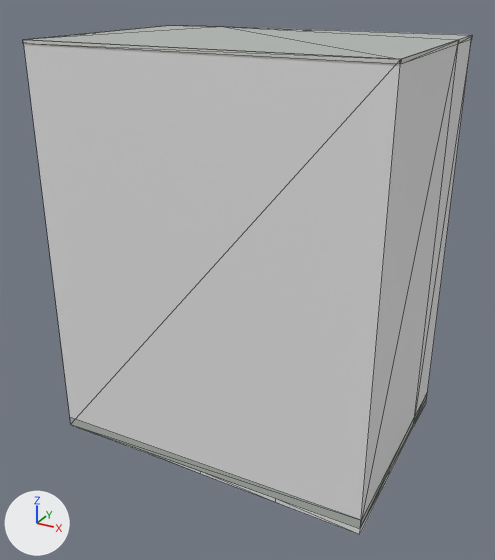
The glTF model public/models/buildings/osm-way-1374441208.glb: old version first, new version second.
The view is the same before and after, from a camera (50 mm lens) standing at (11.6, -21.6, 16.8) and looking at (0.0, -0.5, 6.3). Lighting does not change. The marker at lower left points along +X, +Y and +Z. The picture after the commit comes second. Mesh edges are drawn as thin lines. Where no turn or scale is listed for an object, it has been applied to the vertices. Vertices at exactly the same position are counted once.

The scene before the commit, as lines of its bpy script (objects in view):
```python
ob_building_foundation_1374441208 = bpy.data.objects.new('building foundation 1374441208', me_building_foundation_1374441208)
ob_building_foundation_1374441208.location = (0.0, 0.0, 0.0)
ob_reality_1374441208_near_reality_flat_weathered_roof = bpy.data.objects.new('reality 1374441208 near reality flat weathered roof', me_reality_1374441208_near_reality_flat_weathered_roof)
ob_reality_1374441208_near_reality_flat_weathered_roof.location = (0.0, 0.0, 0.0)
ob_reality_1374441208_near_reality_pale_aluminum_sill = bpy.data.objects.new('reality 1374441208 near reality pale aluminum sill', me_reality_1374441208_near_reality_pale_aluminum_sill)
ob_reality_1374441208_near_reality_pale_aluminum_sill.location = (0.0, 0.0, 0.0)
# also in view: 'reality 1374441208 near reality aged pale plaster' at (0.0, 0.0, 7.5); 'reality 1374441208 near reality concrete plinth' at (0.0, 0.0, 0.2)
```
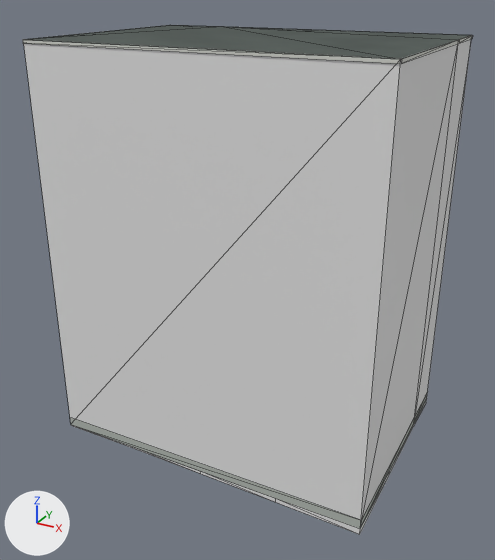
Changed parts and their boxes (x1, y1, x2, y2) in the pictures (495 x 560 px):
'reality 1374441208 near reality flat weathered roof', surface changed (darker): (24, 25, 471, 59) in both
part 1 of me_reality_1374441208_near_reality_pale_aluminum_sill, added: after (23, 25, 472, 59)

The change, as a diff of the scene's bpy script:
```diff
--- a/public/models/buildings/osm-way-1374441208.glb.py
+++ b/public/models/buildings/osm-way-1374441208.glb.py
@@ img_roof_color @@
+img_roof_color = load_image('roof-color', 'textures/1de3d7bb6546b7423004abcc0fb627c4d0c6ad03316b21d76a93f9bf4f470ca6.png', 256, 256, 'sRGB')
@@ mat_reality_flat_weathered_roof @@
 mat_reality_flat_weathered_roof = principled_material('reality flat weathered roof')
-mat_reality_flat_weathered_roof.base_color = (0.451, 0.475, 0.455)  # grey #b3b7b4
+mat_reality_flat_weathered_roof.texture = img_roof_color
 mat_reality_flat_weathered_roof.roughness = 0.83
@@ me_reality_1374441208_near_reality_pale_aluminum_sill @@
 # used by ob_reality_1374441208_near_reality_pale_aluminum_sill; location = (0.0, 0.0, 0.0)
-me_reality_1374441208_near_reality_pale_aluminum_sill.from_pydata(...)  # 24 vertices, 12 faces; spans x -6.38..6.38, y -4.47..4.55, z 14.89..15.0
+me_reality_1374441208_near_reality_pale_aluminum_sill.from_pydata(...)  # 30 vertices, 24 faces; spans x -6.38..6.38, y -4.47..4.55, z 14.89..15.0
+# me_reality_1374441208_near_reality_pale_aluminum_sill part 1
+# 6 vertices are added at (6.18, 4.52, 15.0), (6.36, -4.26, 15.0), (6.22, 2.4, 15.0), (-3.78, 4.32, 15.0), (-6.36, 4.22, 15.0), (-6.14, -4.44, 15.0)
+# 12 new faces join them
 me_reality_1374441208_near_reality_pale_aluminum_sill.materials.append(mat_reality_pale_aluminum_sill)
```
